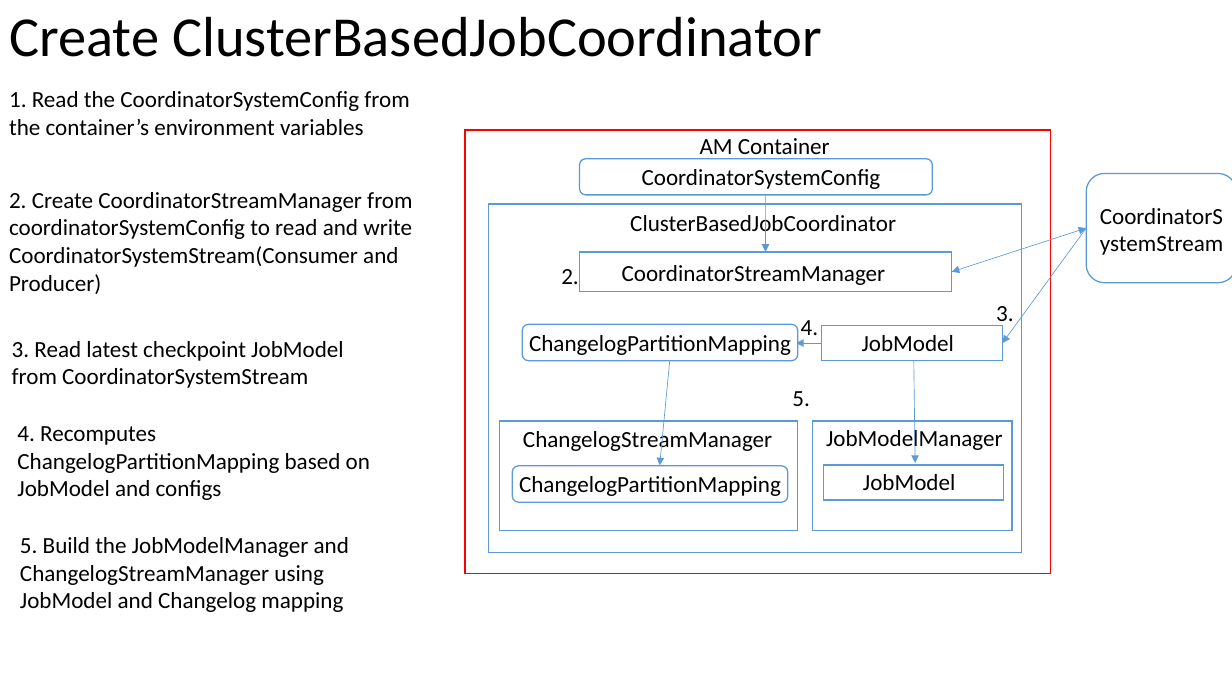
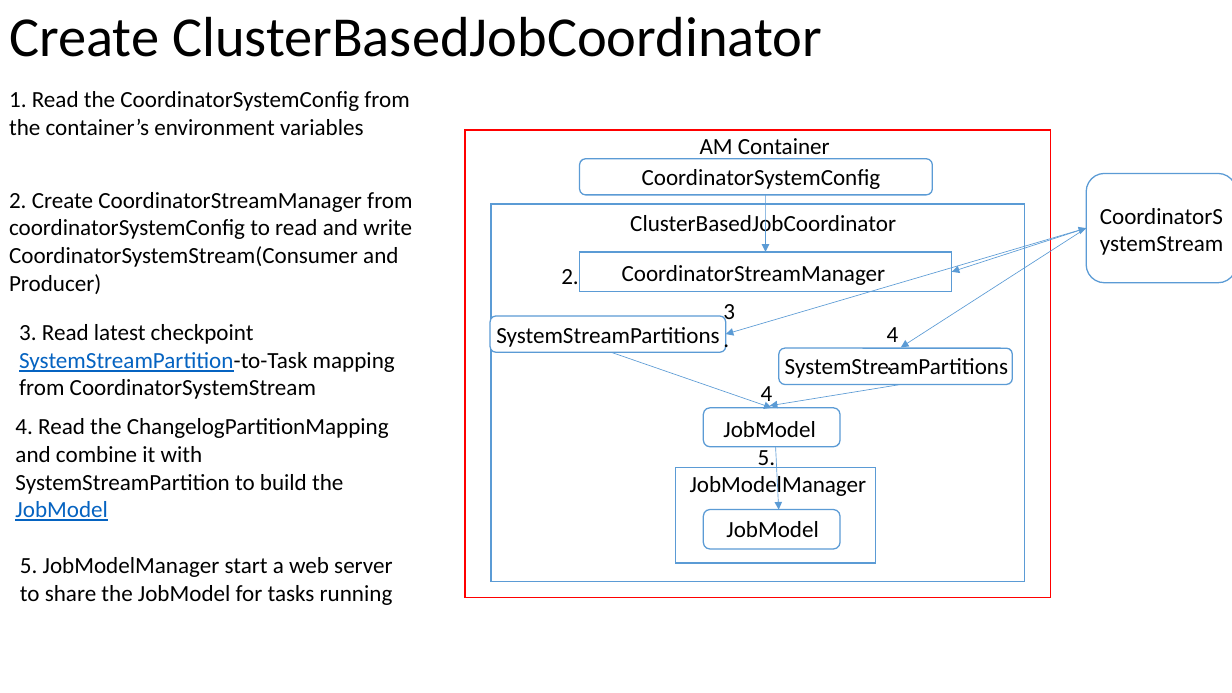
Before and after one commit to Swrrt/Samza-Documents, a slide deck: slide 74 of Documentation/SamzaStructure.pptx. Drawn at 1232x693 pixels with LibreOffice and Linux fonts; fonts in the diff are those of the drawing. Boxes give left, top, right and bottom in pixels: in the first picture for what was removed or moved away, otherwise in the second. Text is boxed around its words. In the diff, an @@ line names an element or a change of style, - is before the commit and + after.

```diff
--- a/Documentation/SamzaStructure.pptx
+++ b/Documentation/SamzaStructure.pptx
@@ rectangle: place and size @@
-rectangle at (465, 130, 1051, 574)
+rectangle at (465, 130, 1051, 598)
@@ rectangle: place and size @@
-rectangle at (489, 204, 1022, 553)
+rectangle at (492, 204, 1025, 582)
@@ arrow moved from (1087, 228) - (1003, 343) to (1087, 228) - (726, 335) @@
@@ arrow added from (1087, 228) to (901, 348), #5B9BD5 0.5 pt @@
@@ text "3." rewrapped from (996, 306, 1014, 328) to (723, 304, 735, 326) @@
@@ text at (19, 324, 395, 399): text changed @@
-3. Read latest checkpoint JobModel from CoordinatorSystemStream
+3. Read latest checkpoint SystemStreamPartition-to-Task mapping from CoordinatorSystemStream
@@ rounded rectangle: place and size @@
-rounded rectangle at (522, 324, 798, 360)
+rounded rectangle at (490, 316, 726, 352)
@@ text at (496, 327, 719, 347): text changed @@
-ChangelogPartitionMapping
+SystemStreamPartitions
@@ rectangle removed at (822, 325, 1002, 360) @@
@@ text "4." rewrapped from (801, 320, 819, 342) to (887, 327, 899, 348) @@
@@ arrow moved from (670, 361) - (660, 466) to (613, 353) - (772, 408) @@
@@ rounded rectangle: place and size @@
-rounded rectangle at (512, 466, 787, 502)
+rounded rectangle at (779, 348, 1013, 384)
@@ text added at (785, 358, 1008, 378), 18 pt, text #000000 @@
+SystemStreamPartitions
@@ text added at (761, 386, 773, 407), 18 pt, text #000000 @@
+4.
@@ arrow moved from (822, 343) - (797, 343) to (901, 384) - (770, 406) @@
@@ text at (15, 418, 389, 521): text changed @@
-4. Recomputes ChangelogPartitionMapping based on JobModel and configs
+4. Read the ChangelogPartitionMapping and combine it with SystemStreamPartition to build the JobModel
@@ rounded rectangle added at (703, 408, 840, 446), outline #5B9BD5 1 pt @@
@@ text "JobModel": place and size @@
-text "JobModel" at (862, 335, 954, 351)
+text "JobModel" at (723, 421, 815, 437)
@@ rectangle removed at (500, 421, 799, 531) @@
@@ text removed at (523, 427, 772, 453) @@
-ChangelogStreamManager
@@ text "5." rewrapped from (792, 391, 810, 406) to (758, 446, 776, 468) @@
@@ arrow moved from (914, 361) - (915, 463) to (775, 447) - (779, 510) @@
@@ text removed at (519, 476, 781, 496) @@
-ChangelogPartitionMapping
@@ rectangle: place and size @@
-rectangle at (812, 421, 1012, 531)
+rectangle at (676, 468, 875, 563)
@@ text "JobModelManager": place and size @@
-text "JobModelManager" at (826, 426, 1003, 452)
+text "JobModelManager" at (690, 473, 867, 499)
@@ rectangle removed at (823, 465, 1004, 500) @@
@@ rounded rectangle added at (703, 510, 840, 550), outline #5B9BD5 1 pt @@
@@ text "JobModel": place and size @@
-text "JobModel" at (863, 474, 955, 490)
+text "JobModel" at (726, 521, 818, 537)
@@ text at (20, 557, 393, 605): text changed @@
-5. Build the JobModelManager and ChangelogStreamManager using JobModel and Changelog mapping
+5. JobModelManager start a web server to share the JobModel for tasks running
```
Also in this commit, not shown: 2 other slides changed, 1 slide added.
